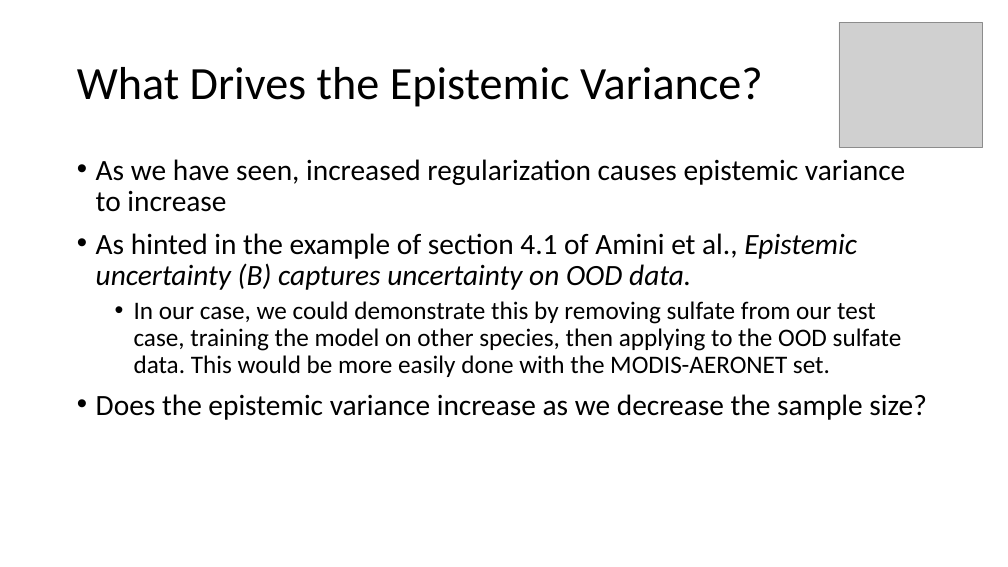
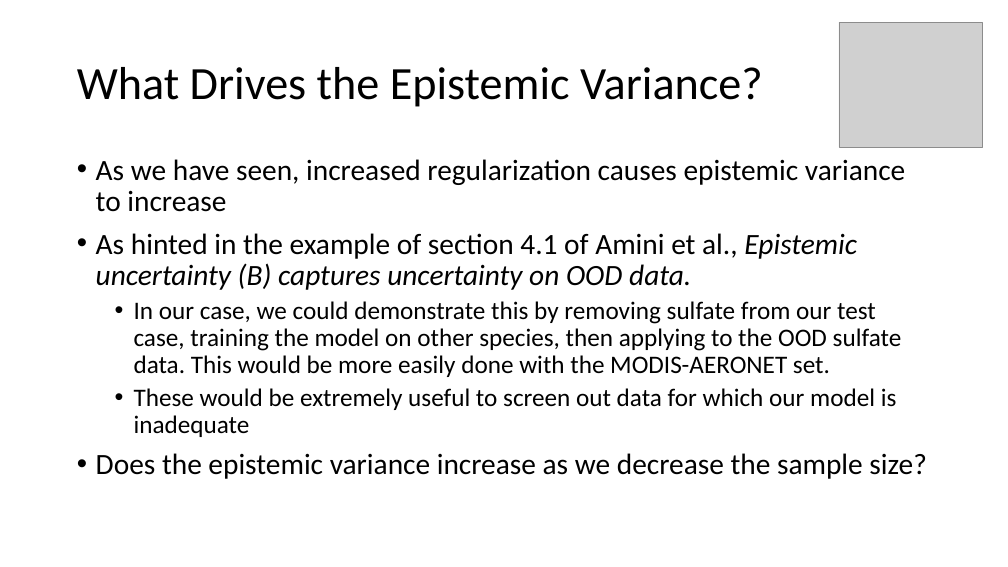
Before and after one commit to GEOS-ESM/AeroML, a slide deck: slide 4 of src/eNNR/doc/Aleatoric vs Epistemic.pptx. Drawn at 1008x567 pixels with LibreOffice and Linux fonts; fonts in the diff are those of the drawing; grey boxes stand for pictures. Boxes give left, top, right and bottom in pixels: in the first picture for what was removed or moved away, otherwise in the second. Text is boxed around its words. In the diff, an @@ line names an element or a change of style, - is before the commit and + after.

```diff
--- a/src/eNNR/doc/Aleatoric vs Epistemic.pptx
+++ b/src/eNNR/doc/Aleatoric vs Epistemic.pptx
@@ text at [134,388,897,437]: paragraph added @@
+  • These would be extremely useful to screen out data for which our model is inadequate
```
